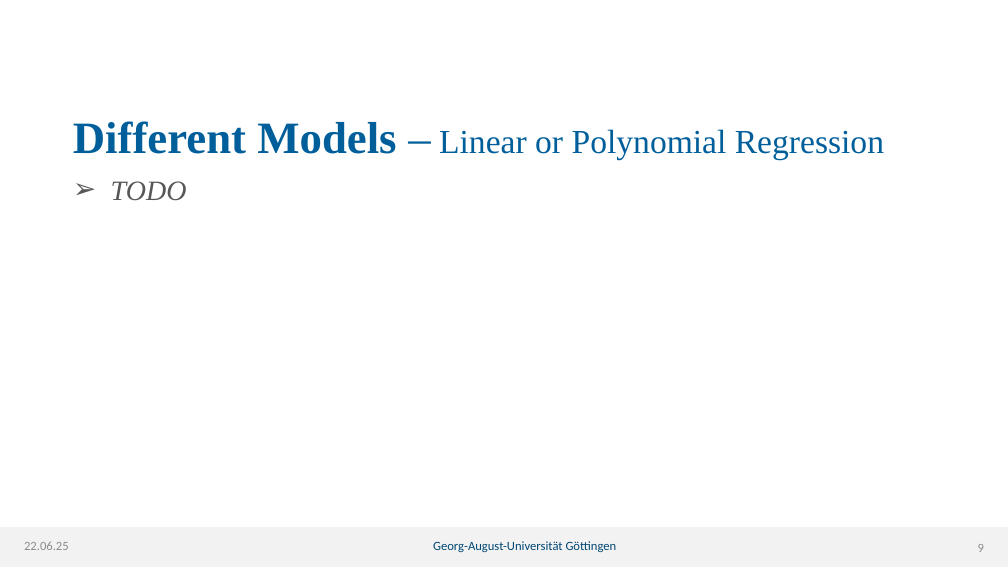
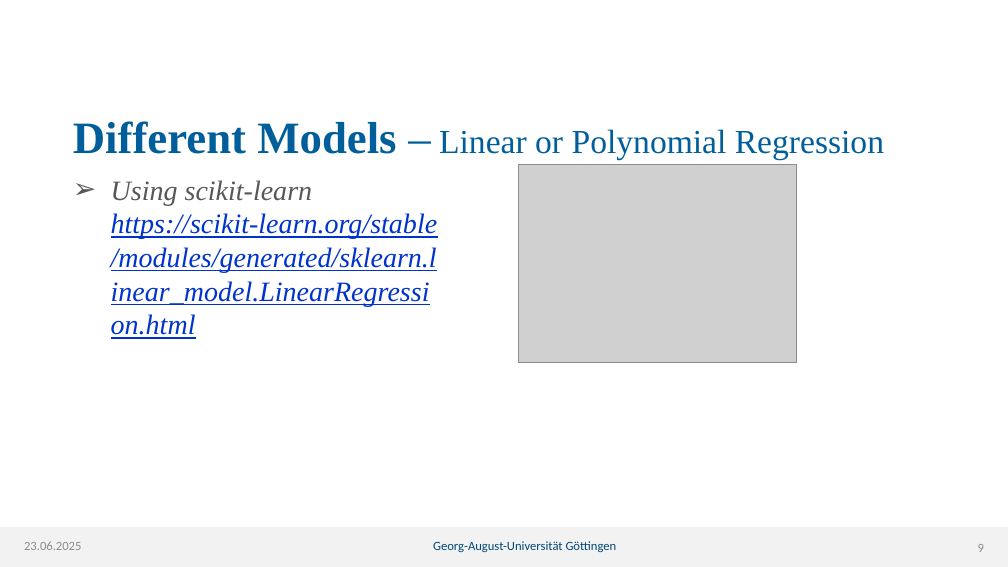
Before and after one commit to lhahner/price-predicition-project, a slide deck: slide 9 of docs/intermediate-pres.pptx. Drawn at 1008x567 pixels with LibreOffice and Linux fonts; fonts in the diff are those of the drawing; grey boxes stand for pictures; background and template pictures are left out. Boxes give left, top, right and bottom in pixels: in the first picture for what was removed or moved away, otherwise in the second. Text is boxed around its words. In the diff, an @@ line names an element or a change of style, - is before the commit and + after.

Commit message:
THIES - pres linear regression slide

```diff
--- a/docs/intermediate-pres.pptx
+++ b/docs/intermediate-pres.pptx
@@ picture added at (x1=518, y1=164, x2=797, y2=363) @@
@@ text at (x1=111, y1=180, x2=437, y2=339): text changed; text colour #575756 to #0033CC @@
-➢ TODO
+➢ Using scikit-learn https://scikit-learn.org/stable/modules/generated/sklearn.linear_model.LinearRegression.html
@@ text at (x1=24, y1=541, x2=81, y2=550): text changed @@
-22.06.25
+23.06.2025
```
Also in this commit, not shown: 11 other slides changed.
